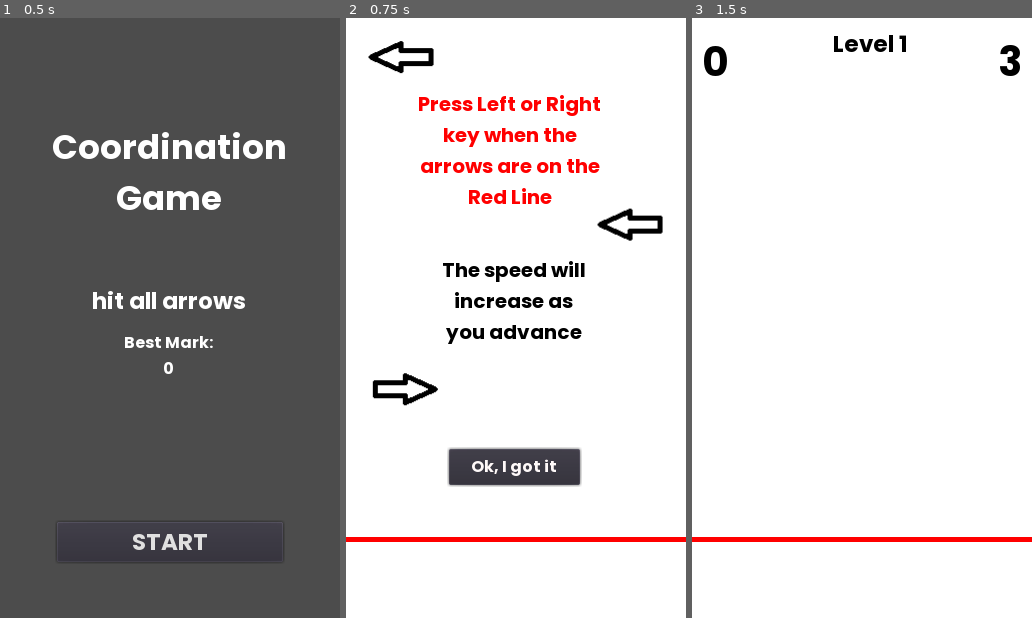
Above: before the commit, frames 1-3 (left to right).
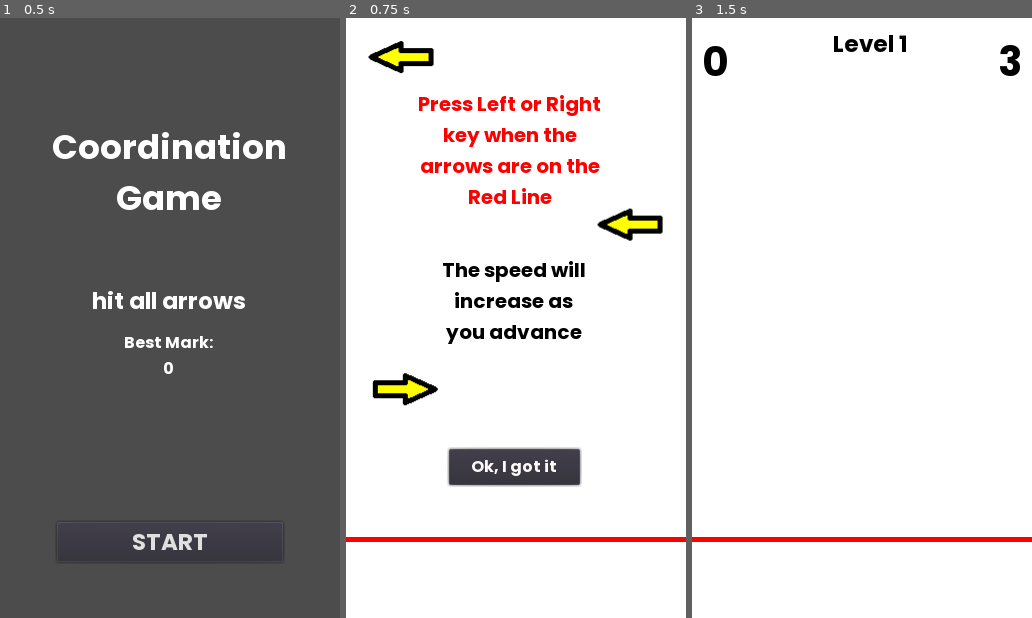
Above: after the commit, the same moments.

Repository: ncdev2015/Godot-Coordination-Game
Game: Godot game, scene res://Scenes/Menu/Menu.tscn
Same seed, same stepped clock (60 frames per second), same inputs: the game is played once before the commit and once after it.
Inputs:
- Up to frame 1 (0.5 s): no input
- Up to frame 2 (0.75 s): click "START" at 0.5 s
- Up to frame 3 (1.5 s): click "Ok, I got it" at 1.25 s

Frame 1 is identical in both runs. In frame 2, 0.8% of the frame differs, in the area x 9-92%, y 5-64%; in frame 3, nothing differs.

Commit message:
Update color arrow

Diff:
--- a/Scenes/Tutorial/Tutorial.tscn
+++ b/Scenes/Tutorial/Tutorial.tscn
@@ -25,14 +25,17 @@
 position = Vector2( 2, 34 )
 
 [node name="obstacle2" type="Sprite" parent="."]
+modulate = Color( 1, 1, 0, 1 )
 position = Vector2( 55.5575, 38.1176 )
 texture = ExtResource( 3 )
 
 [node name="obstacle3" type="Sprite" parent="."]
+modulate = Color( 1, 1, 0, 1 )
 position = Vector2( 284.569, 205.637 )
 texture = ExtResource( 3 )
 
 [node name="obstacle4" type="Sprite" parent="."]
+modulate = Color( 1, 1, 0, 1 )
 position = Vector2( 58.835, 372.257 )
 rotation = 3.14159
 texture = ExtResource( 3 )
